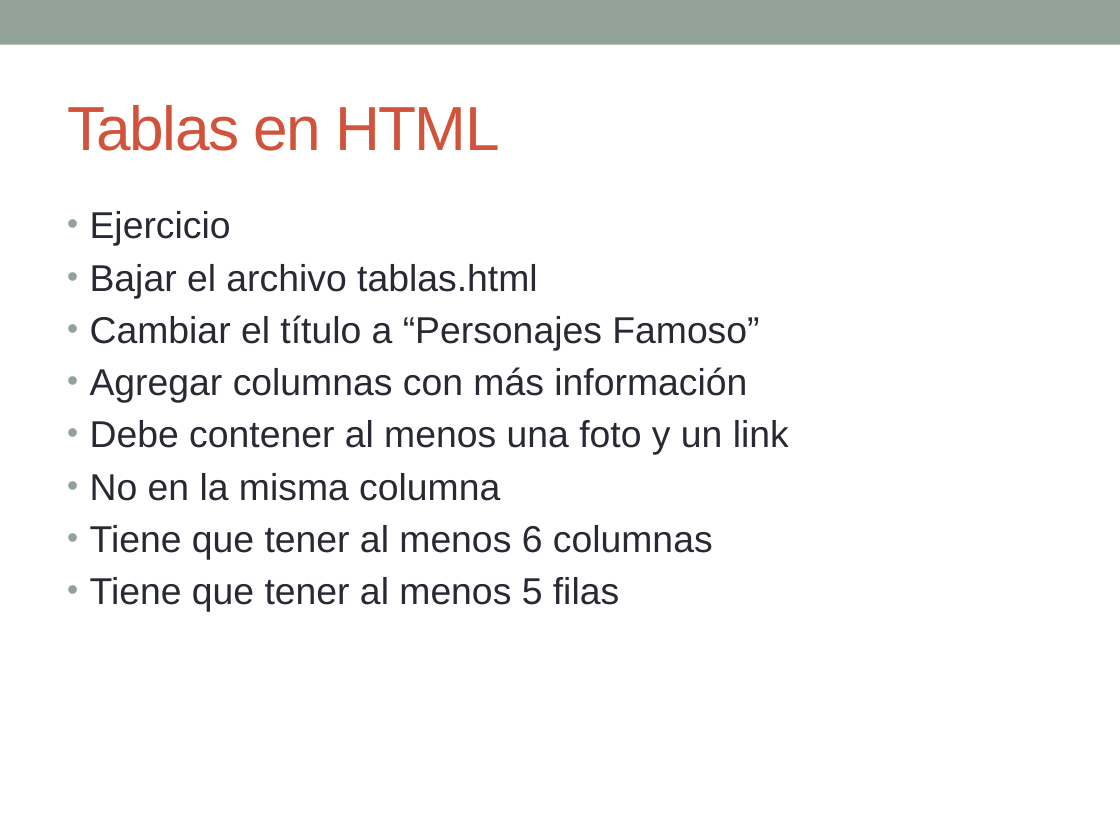
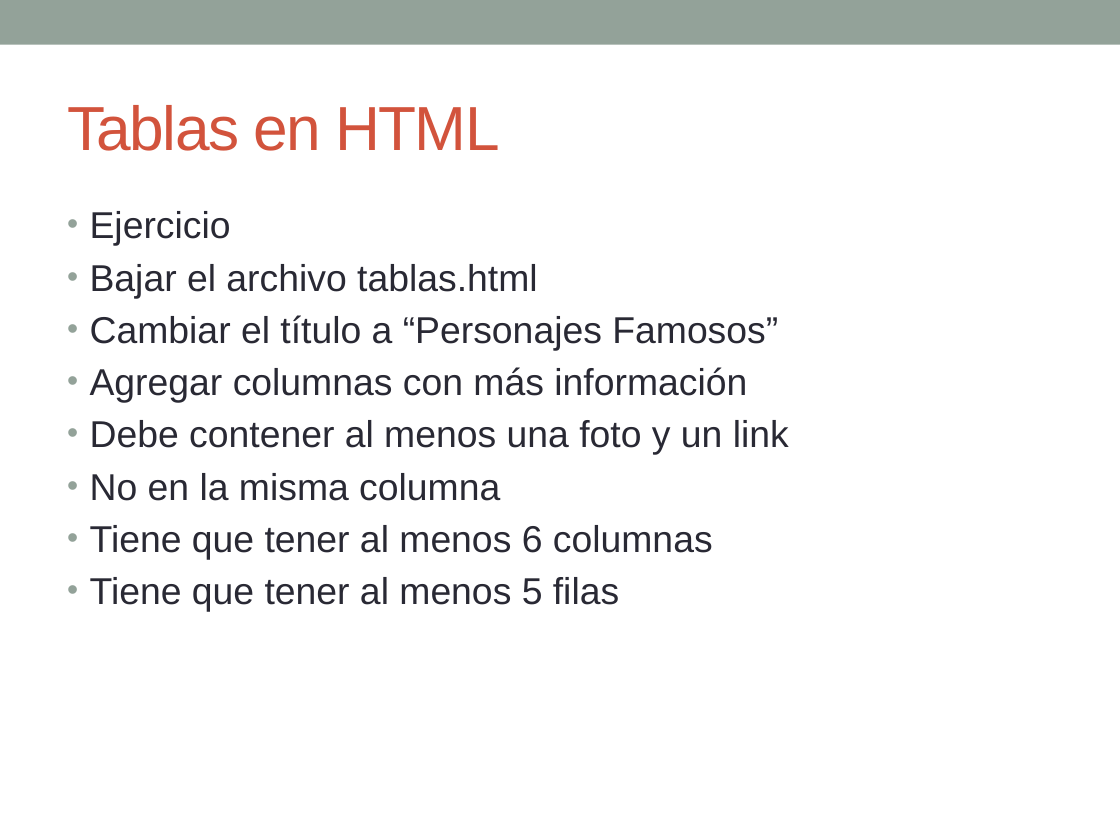
Before and after one commit to esolorzanob/UPI_Diseno, a slide deck: slide 8 of Semana 3.pptx. Drawn at 1120x840 pixels with LibreOffice and Linux fonts; fonts in the diff are those of the drawing. Boxes give left, top, right and bottom in pixels: in the first picture for what was removed or moved away, otherwise in the second. Text is boxed around its words. In the diff, an @@ line names an element or a change of style, - is before the commit and + after.

```diff
--- a/Semana 3.pptx
+++ b/Semana 3.pptx
@@ text at [90,315,778,351]: text changed @@
-• Cambiar el título a “Personajes Famoso”
+• Cambiar el título a “Personajes Famosos”
```
Also in this commit, not shown: 1 other slide changed, 9 slides added, 1 slide removed, 4 other files.
